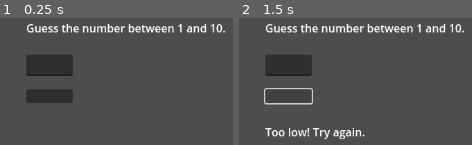
Above: before the commit, frames 1-2 (left to right).
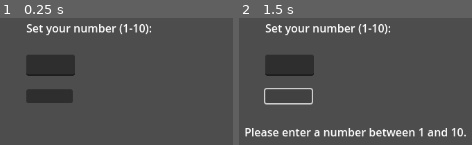
Above: after the commit, the same moments.

Repository: Quilfort/gameoff-2024
Game: Godot game, scene res://Scenes/battle.tscn
Same seed, same stepped clock (60 frames per second), same inputs: the game is played once before the commit and once after it. Before the commit the project starts from res://main.tscn.
Inputs (mouse positions are in pixels of both pictures, inside the frame that each line leads up to):
- Up to frame 1 (0.25 s): no input
- Up to frame 2 (1.5 s): click (287, 96) at 0.5 s; click (287, 96) at 1.25 s

The runs differ from the first frame. In frame 1, 3.5% of the frame differs, in the area x 11-97%, y 4-46%; in frame 2, 7.2%, in the area x 2-98%, y 4-96%.

Commit message:
Rename to Battle, Add start with Computer

Diff:
--- a/game-off-2024/main.tscn
+++ b/game-off-2024/Scenes/battle.tscn
@@ -1,10 +1,10 @@
 [gd_scene load_steps=2 format=3 uid="uid://crkesognymeql"]
 
-[ext_resource type="Script" path="res://main.gd" id="1_en88n"]
+[ext_resource type="Script" path="res://Scripts/battle.gd" id="1_owltm"]
 
-[node name="Main" type="Node2D"]
+[node name="Battle" type="Node2D"]
 position = Vector2(60, 77)
-script = ExtResource("1_en88n")
+script = ExtResource("1_owltm")
 
 [node name="InstructionLabel" type="Label" parent="."]
 offset_left = 50.0
@@ -16,7 +16,7 @@
 [node name="GuessInput" type="LineEdit" parent="."]
 offset_left = 50.0
 offset_top = 100.0
-offset_right = 117.062
+offset_right = 120.0
 offset_bottom = 131.0
 metadata/_edit_use_anchors_ = true
 
@@ -27,11 +27,23 @@
 offset_bottom = 170.0
 metadata/_edit_use_anchors_ = true
 
-[node name="ResultLabel" type="Label" parent="."]
-offset_left = 50.0
+[node name="PlayerResultLabel" type="Label" parent="."]
+offset_left = 20.0
 offset_top = 200.0
-offset_right = 117.0
-offset_bottom = 223.0
+offset_right = 90.0
+offset_bottom = 225.0
 metadata/_edit_use_anchors_ = true
 
+[node name="ComputerResultLabel" type="Label" parent="."]
+offset_left = 150.0
+offset_top = 250.0
+offset_right = 220.0
+offset_bottom = 275.0
+
+[node name="ComputerGuessLabel" type="Label" parent="."]
+offset_left = 150.0
+offset_top = 100.0
+offset_right = 220.0
+offset_bottom = 130.0
+
 [connection signal="pressed" from="SubmitButton" to="." method="_on_submit_button_pressed"]
--- /dev/null
+++ b/game-off-2024/Scripts/battle.gd
@@ -0,0 +1,75 @@
+extends Node2D
+
+# Variables to store the target numbers and attempts
+var player_number = 0
+var computer_number = 0
+var player_attempts = 0
+var computer_attempts = 0
+var is_player_turn = true  # Track whose turn it is
+var game_started = false    # Track if the game has started
+
+# Called when the node enters the scene
+func _ready():
+	setup_game()  # Setup the game when ready
+
+# Function to set up the game
+func setup_game():
+	computer_number = randi() % 10 + 1  # Generate a random number for the computer
+	player_attempts = 0  # Reset player's attempts
+	computer_attempts = 0  # Reset computer's attempts
+	$InstructionLabel.text = "Set your number (1-10):"  # Prompt the player to set their number
+	$PlayerResultLabel.text = ""  # Clear the result label
+	$ComputerGuessLabel.text = ""
+	$ComputerResultLabel.text = ""
+	$GuessInput.clear()  # Clear the input field
+
+# Function to check the player's guess
+func check_guess(guess: int):
+	if is_player_turn:
+		player_attempts += 1
+		# Compare the player's guess with the computer's number
+		if guess < computer_number:
+			$PlayerResultLabel.text = "Too low! Try again."
+		elif guess > computer_number:
+			$PlayerResultLabel.text = "Too high! Try again."
+		else:
+			$PlayerResultLabel.text = "Correct! You guessed it in " + str(player_attempts) + " attempts."
+			is_player_turn = false  # Switch turn to computer
+			computer_guesses()  # Trigger computer's guessing logic
+	else:
+		computer_guesses()  # Trigger computer's guessing logic
+
+# Function for the computer to make a guess (you can improve this later)
+func computer_guesses():
+	# Simple logic for the computer to guess (you can make it more sophisticated)
+	var guess = randi() % 10 + 1  # Random guess from 1 to 10
+	computer_attempts += 1
+	$ComputerGuessLabel.text = "Computer guessed: " + str(guess)
+	print("Computer guessed: ", guess)  # For debugging purposes; remove in production
+
+	if guess < player_number:
+		$ComputerResultLabel.text = "Computer guessed too low!"
+	elif guess > player_number:
+		$ComputerResultLabel.text = "Computer guessed too high!"
+	else:
+		$ComputerResultLabel.text = "Computer guessed your number in " + str(computer_attempts) + " attempts!"
+		#reset_game()
+
+# Function to reset the game for a new round
+func reset_game():
+	setup_game()  # Reset the game settings and start again
+
+# Function to handle the button press
+func _on_submit_button_pressed():
+	if !game_started:
+		player_number = $GuessInput.text.to_int()
+		if player_number < 1 or player_number > 10:
+			$PlayerResultLabel.text = "Please enter a number between 1 and 10."
+			return
+		$InstructionLabel.text = "Now guess the computer's number!"
+		game_started = true
+		if game_started:
+			$GuessInput.clear()
+	else:
+		var guess = $GuessInput.text.to_int()
+		check_guess(guess)
--- a/game-off-2024/main.gd
+++ /dev/null
@@ -1,34 +0,0 @@
-extends Node2D
-
-# Variables to store the target number and number of attempts
-var target_number = 0
-var attempts = 0
-
-# Called when the node enters the scene
-func _ready():
-	generate_number()  # Initialize the game with a random number
-
-# Function to generate a new random number between 1 and 10
-func generate_number():
-	target_number = randi() % 10 + 1
-	attempts = 0
-	$InstructionLabel.text = "Guess the number between 1 and 10."  # Reset the instruction label
-	$ResultLabel.text = ""  # Clear the result label
-
-# Function to check the player's guess
-func check_guess():
-	var guess = $GuessInput.text.to_int()  # Convert input to integer
-	attempts += 1
-
-	# Compare the guess with the target number
-	if guess < target_number:
-		$ResultLabel.text = "Too low! Try again."
-	elif guess > target_number:
-		$ResultLabel.text = "Too high! Try again."
-	else:
-		$ResultLabel.text = "Correct! You guessed it in " + str(attempts) + " attempts."
-
-	$GuessInput.clear()  # Clear the input field for the next guess
-
-func _on_submit_button_pressed() -> void:
-	check_guess()
--- a/game-off-2024/project.godot
+++ b/game-off-2024/project.godot
@@ -11,7 +11,7 @@
 [application]
 
 config/name="Game Off 2024"
-run/main_scene="res://main.tscn"
+run/main_scene="res://Scenes/battle.tscn"
 config/features=PackedStringArray("4.3", "GL Compatibility")
 config/icon="res://icon.svg"
 
